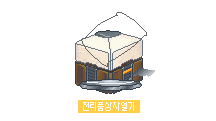
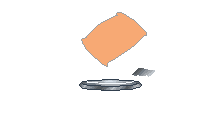
Before/after of a 216 × 121 layered artwork. What changed in the layer stack:
"레이어 14": opacity 100% → 63%, painted on it over [81, 12, 147, 67]
hid group "그룹 1" (8 layers) over [75, 30, 143, 113]
